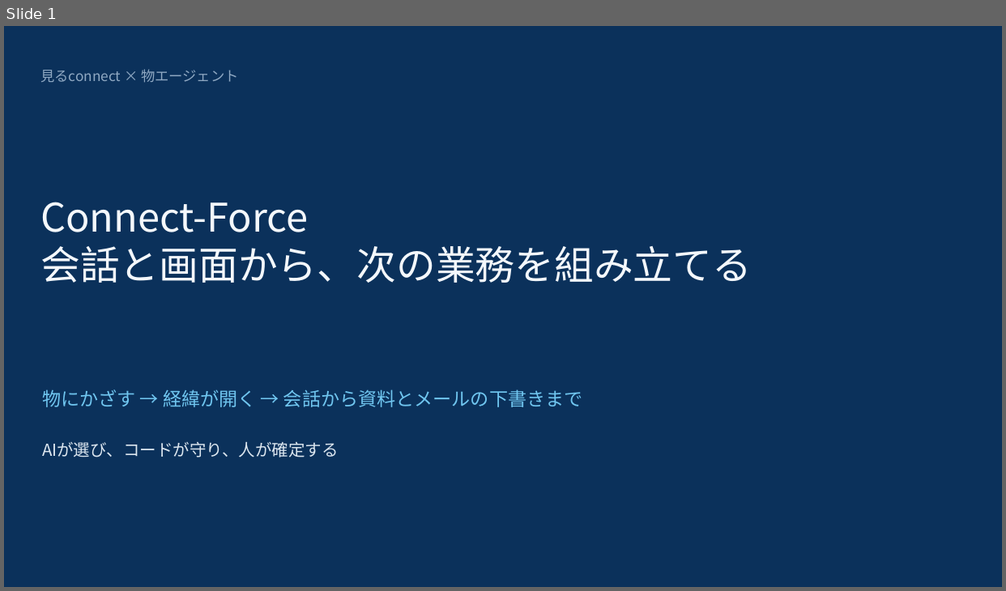
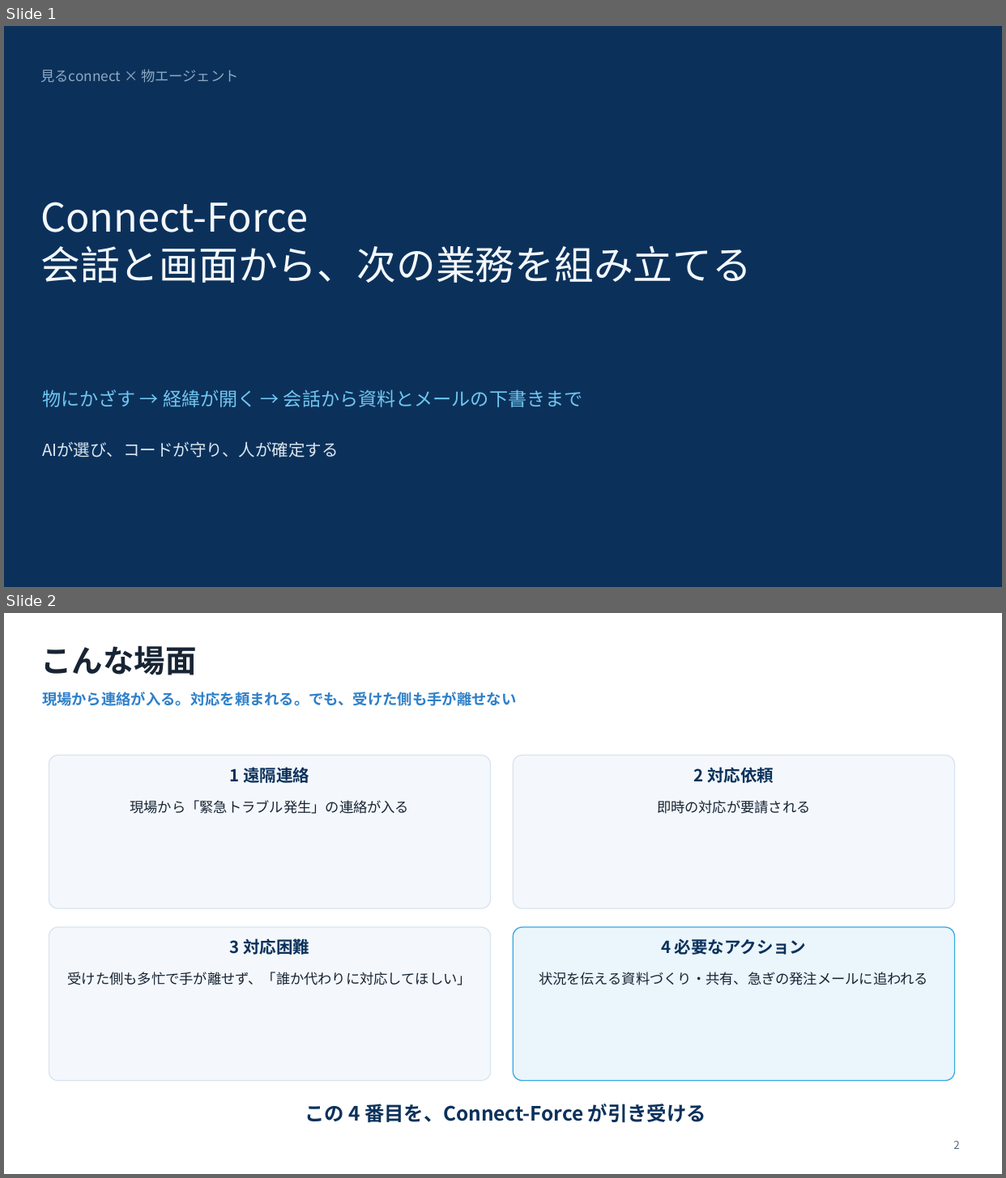
Before and after one commit to 009-next/Connect-Force, a slide deck: hackathon_materials/slides/Connect-Force_submission.pptx. Shown one above the other, each under a label of ours: slide 1 before the commit, slides 1 and 2 after it. The pictures are 1006x591 and 1006x1178 pixels, drawn with LibreOffice and Linux fonts; fonts in the diff are those of the drawing. Boxes give left, top, right and bottom in pixels: in the first picture for what was removed or moved away, otherwise in the second. Text is boxed around its words. In the diff, an @@ line names an element or a change of style, - is before the commit and + after.

```diff
--- a/hackathon_materials/slides/Connect-Force_submission.pptx
+++ b/hackathon_materials/slides/Connect-Force_submission.pptx
@@ slide 2 added at [4, 613, 1002, 1174], background #FFFFFF @@
@@ text added at [40, 645, 196, 675], 30 pt, text #172433, bold @@
+こんな場面
@@ text added at [42, 692, 516, 706], 14.2 pt, text #2F80C9, bold @@
+現場から連絡が入る。対応を頼まれる。でも、受けた側も手が離せない
@@ rounded rectangle added at [49, 756, 491, 909], fill #F4F8FC, outline #D8E4EF 1 pt @@
@@ rounded rectangle added at [513, 756, 955, 909], fill #F4F8FC, outline #D8E4EF 1 pt @@
@@ text added at [230, 764, 309, 786], 16 pt, text #0B315B, bold @@
+1 遠隔連絡
@@ text added at [694, 767, 774, 783], 16 pt, text #0B315B, bold @@
+2 対応依頼
@@ text added at [130, 800, 410, 814], 13.5 pt, text #172433 @@
+現場から「緊急トラブル発生」の連絡が入る
@@ text added at [657, 800, 811, 814], 13.5 pt, text #172433 @@
+即時の対応が要請される
@@ rounded rectangle added at [49, 927, 491, 1081], fill #F4F8FC, outline #D8E4EF 1 pt @@
@@ rounded rectangle added at [513, 927, 955, 1081], fill #EAF5FC, outline #36A9E1 1 pt @@
@@ text added at [230, 939, 309, 955], 16 pt, text #0B315B, bold @@
+3 対応困難
@@ text added at [661, 939, 807, 955], 16 pt, text #0B315B, bold @@
+4 必要なアクション
@@ text added at [68, 972, 471, 986], 13.5 pt, text #172433 @@
+受けた側も多忙で手が離せず、「誰か代わりに対応してほしい」
@@ text added at [539, 972, 928, 986], 13.5 pt, text #172433 @@
+状況を伝える資料づくり・共有、急ぎの発注メールに追われる
@@ text added at [305, 1104, 706, 1123], 19 pt, text #0B315B, bold @@
+この 4 番目を、Connect-Force が引き受ける
@@ text added at [953, 1141, 959, 1149], 10.5 pt, text #5B6B7D @@
+2
```
Also in this commit, not shown: 10 slides changed, 9 other files.
